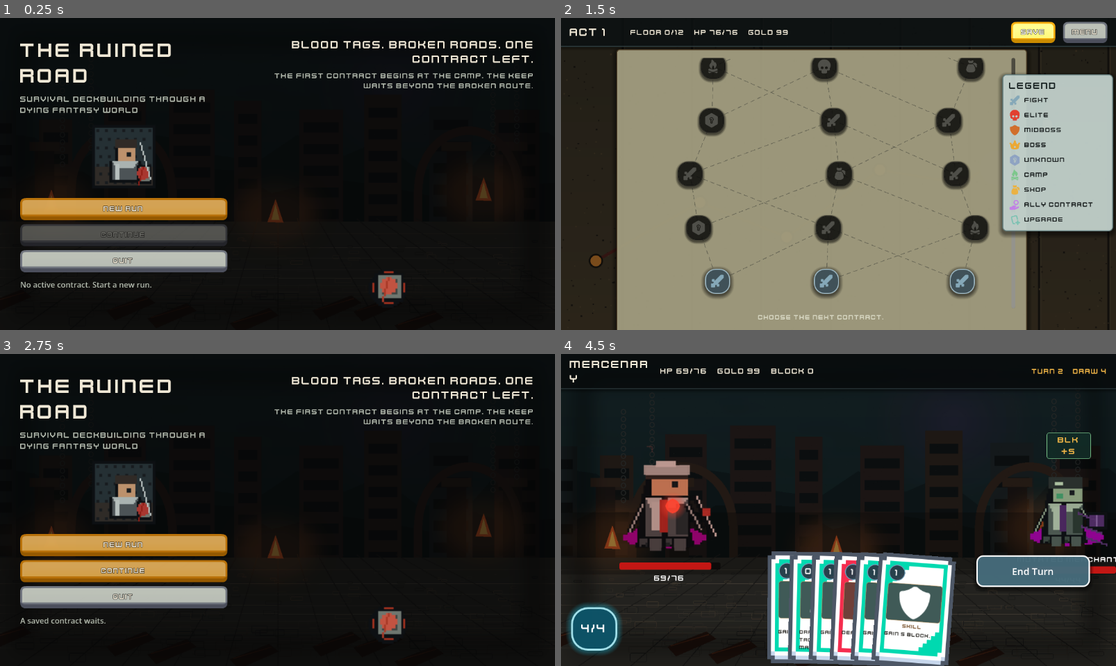
Above: before the commit, frames 1-4 (two rows, left to right).
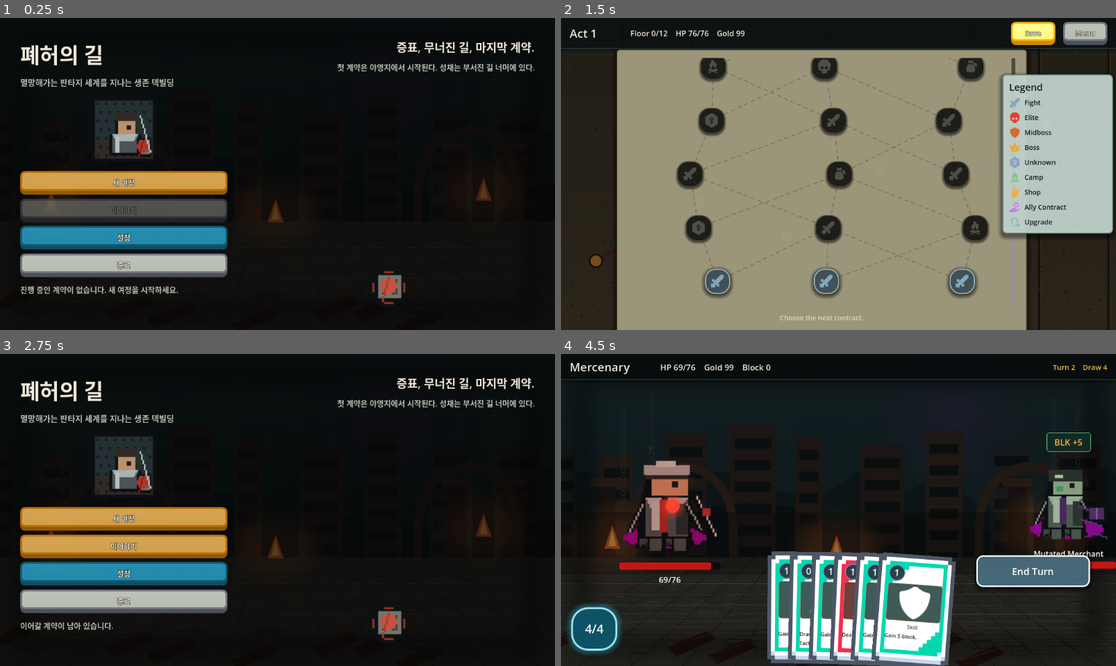
Above: after the commit, the same moments.

Repository: once0811-arch/game
Game: Godot game, scene res://scenes/main/main.tscn
Same seed, same stepped clock (60 frames per second), same inputs: the game is played once before the commit and once after it.
Inputs (mouse positions are in pixels of both pictures, inside the frame that each line leads up to):
- Up to frame 1 (0.25 s): no input
- Up to frame 2 (1.5 s): click "New Run" (after the commit: "새 여정") at 0.5 s; click "Save" at 1.25 s
- Up to frame 3 (2.75 s): click "Menu" at 2 s
- Up to frame 4 (4.5 s): click "Continue" (after the commit: "이어하기") at 2.75 s; click (716, 616) at 3.52 s; click "End Turn" at 4.25 s

The runs differ from the first frame. In frame 1, 17% of the frame differs, in the area x 3-97%, y 7-89%; in frame 2, 3.2%; in frame 3, 15%; in frame 4, 3.6%.

Commit message:
Add language settings menu

Diff:
--- /dev/null
+++ b/SourceCode/autoloads/settings_state.gd
@@ -0,0 +1,107 @@
+extends Node
+
+signal language_changed(language_code: String)
+
+const LANGUAGE_KO := "ko"
+const LANGUAGE_EN := "en"
+const SETTINGS_PATH := "user://settings.json"
+const LANGUAGE_NAMES := {
+	LANGUAGE_KO: "한국어",
+	LANGUAGE_EN: "English",
+}
+const STRINGS := {
+	LANGUAGE_KO: {
+		"main_title": "폐허의 길",
+		"main_subtitle": "멸망해가는 판타지 세계를 지나는 생존 덱빌딩",
+		"main_hook": "증표, 무너진 길, 마지막 계약.",
+		"main_summary": "첫 계약은 야영지에서 시작된다. 성채는 부서진 길 너머에 있다.",
+		"main_new_run": "새 여정",
+		"main_continue": "이어하기",
+		"main_settings": "설정",
+		"main_quit": "종료",
+		"main_saved_contract": "이어갈 계약이 남아 있습니다.",
+		"main_no_contract": "진행 중인 계약이 없습니다. 새 여정을 시작하세요.",
+		"main_records_missing": "일부 계약 기록을 읽지 못했습니다. 빌드를 다시 시작해 주세요.",
+		"main_save_load_failed": "저장된 계약을 불러오지 못했습니다.",
+		"settings_title": "설정",
+		"settings_language": "언어",
+		"settings_language_hint": "화면 언어는 즉시 적용되고 다음 실행에도 유지됩니다.",
+		"settings_back": "뒤로",
+	},
+	LANGUAGE_EN: {
+		"main_title": "The Ruined Road",
+		"main_subtitle": "Survival deckbuilding through a dying fantasy world",
+		"main_hook": "Blood Tags. Broken Roads. One Contract Left.",
+		"main_summary": "The first contract begins at the camp. The keep waits beyond the broken route.",
+		"main_new_run": "New Run",
+		"main_continue": "Continue",
+		"main_settings": "Settings",
+		"main_quit": "Quit",
+		"main_saved_contract": "A saved contract waits.",
+		"main_no_contract": "No active contract. Start a new run.",
+		"main_records_missing": "Some contract records are missing. Please restart the build.",
+		"main_save_load_failed": "Could not load save snapshot.",
+		"settings_title": "Settings",
+		"settings_language": "Language",
+		"settings_language_hint": "Screen language changes immediately and is kept for the next launch.",
+		"settings_back": "Back",
+	},
+}
+
+var language_code := LANGUAGE_KO
+
+
+func _ready() -> void:
+	load_settings()
+
+
+func load_settings() -> void:
+	language_code = LANGUAGE_KO
+	if FileAccess.file_exists(SETTINGS_PATH):
+		var file := FileAccess.open(SETTINGS_PATH, FileAccess.READ)
+		if file != null:
+			var parsed = JSON.parse_string(file.get_as_text())
+			if typeof(parsed) == TYPE_DICTIONARY:
+				language_code = _normalize_language(String(parsed.get("language", LANGUAGE_KO)))
+	TranslationServer.set_locale(language_code)
+
+
+func set_language(code: String) -> void:
+	var normalized := _normalize_language(code)
+	if normalized == language_code:
+		return
+	language_code = normalized
+	TranslationServer.set_locale(language_code)
+	_save_settings()
+	language_changed.emit(language_code)
+
+
+func text(key: String) -> String:
+	var language_strings: Dictionary = STRINGS.get(language_code, STRINGS[LANGUAGE_KO])
+	if language_strings.has(key):
+		return String(language_strings[key])
+	var fallback: Dictionary = STRINGS[LANGUAGE_EN]
+	return String(fallback.get(key, key))
+
+
+func language_name(code: String) -> String:
+	return String(LANGUAGE_NAMES.get(_normalize_language(code), code))
+
+
+func is_korean() -> bool:
+	return language_code == LANGUAGE_KO
+
+
+func _save_settings() -> void:
+	var file := FileAccess.open(SETTINGS_PATH, FileAccess.WRITE)
+	if file == null:
+		push_warning("Could not save settings to %s" % SETTINGS_PATH)
+		return
+	file.store_string(JSON.stringify({"language": language_code}, "\t"))
+
+
+func _normalize_language(code: String) -> String:
+	var normalized := code.strip_edges().to_lower()
+	if normalized.begins_with("en"):
+		return LANGUAGE_EN
+	return LANGUAGE_KO
--- a/SourceCode/project.godot
+++ b/SourceCode/project.godot
@@ -20,6 +20,7 @@
 DataRegistry="*res://autoloads/data_registry.gd"
 RngService="*res://autoloads/rng_service.gd"
 SaveService="*res://autoloads/save_service.gd"
+SettingsState="*res://autoloads/settings_state.gd"
 SceneRouter="*res://autoloads/scene_router.gd"
 RunState="*res://scripts/state/run_state.gd"
 MapState="*res://scripts/map/map_state.gd"
--- a/SourceCode/scripts/ui/main_menu.gd
+++ b/SourceCode/scripts/ui/main_menu.gd
@@ -4,10 +4,27 @@
 
 var status_label: Label
 var continue_button: Button
+var title_label: Label
+var subtitle_label: Label
+var hook_label: Label
+var summary_label: Label
+var new_run_button: Button
+var settings_button: Button
+var quit_button: Button
+var settings_overlay: ColorRect
+var settings_title_label: Label
+var settings_language_label: Label
+var settings_hint_label: Label
+var korean_button: Button
+var english_button: Button
+var settings_back_button: Button
 
 
 func _ready() -> void:
 	_build_ui()
+	if not SettingsState.language_changed.is_connected(_on_language_changed):
+		SettingsState.language_changed.connect(_on_language_changed)
+	_refresh_texts()
 	_refresh_status()
 
 
@@ -25,11 +42,11 @@
 	left.add_theme_constant_override("separation", 14)
 	columns.add_child(left)
 
-	var title := UIStyleScript.label("The Ruined Road", 44)
-	left.add_child(title)
-
-	var subtitle := UIStyleScript.label("Survival deckbuilding through a dying fantasy world", 17, UIStyleScript.MUTED)
-	left.add_child(subtitle)
+	title_label = UIStyleScript.label("", 44)
+	left.add_child(title_label)
+
+	subtitle_label = UIStyleScript.label("", 17, UIStyleScript.MUTED)
+	left.add_child(subtitle_label)
 
 	var portrait := TextureRect.new()
 	portrait.custom_minimum_size = Vector2(144, 144)
@@ -44,17 +61,21 @@
 	menu.add_theme_constant_override("separation", 8)
 	left.add_child(menu)
 
-	var new_run := _make_menu_button("New Run")
-	new_run.pressed.connect(_on_new_run_pressed)
-	menu.add_child(new_run)
-
-	continue_button = _make_menu_button("Continue")
+	new_run_button = _make_menu_button("primary")
+	new_run_button.pressed.connect(_on_new_run_pressed)
+	menu.add_child(new_run_button)
+
+	continue_button = _make_menu_button("primary")
 	continue_button.pressed.connect(_on_continue_pressed)
 	menu.add_child(continue_button)
 
-	var quit := _make_menu_button("Quit")
-	quit.pressed.connect(_on_quit_pressed)
-	menu.add_child(quit)
+	settings_button = _make_menu_button("blue")
+	settings_button.pressed.connect(_on_settings_pressed)
+	menu.add_child(settings_button)
+
+	quit_button = _make_menu_button("default")
+	quit_button.pressed.connect(_on_quit_pressed)
+	menu.add_child(quit_button)
 
 	status_label = Label.new()
 	status_label.autowrap_mode = TextServer.AUTOWRAP_WORD_SMART
@@ -67,14 +88,13 @@
 	right.add_theme_constant_override("separation", 12)
 	columns.add_child(right)
 
-	var build_label := UIStyleScript.label("Blood Tags. Broken Roads. One Contract Left.", 24)
-	build_label.horizontal_alignment = HORIZONTAL_ALIGNMENT_RIGHT
-	right.add_child(build_label)
-
-	var summary := UIStyleScript.label("", 16, UIStyleScript.MUTED)
-	summary.text = "The first contract begins at the camp. The keep waits beyond the broken route."
-	summary.horizontal_alignment = HORIZONTAL_ALIGNMENT_RIGHT
-	right.add_child(summary)
+	hook_label = UIStyleScript.label("", 24)
+	hook_label.horizontal_alignment = HORIZONTAL_ALIGNMENT_RIGHT
+	right.add_child(hook_label)
+
+	summary_label = UIStyleScript.label("", 16, UIStyleScript.MUTED)
+	summary_label.horizontal_alignment = HORIZONTAL_ALIGNMENT_RIGHT
+	right.add_child(summary_label)
 
 	var spacer := Control.new()
 	spacer.size_flags_vertical = Control.SIZE_EXPAND_FILL
@@ -89,13 +109,93 @@
 		token.texture = load(token_path)
 	right.add_child(token)
 
-
-func _make_menu_button(label_text: String) -> Button:
+	_build_settings_overlay()
+
+
+func _build_settings_overlay() -> void:
+	settings_overlay = ColorRect.new()
+	settings_overlay.set_anchors_preset(Control.PRESET_FULL_RECT)
+	settings_overlay.color = Color(0.0, 0.0, 0.0, 0.48)
+	settings_overlay.visible = false
+	settings_overlay.z_index = 20
+	add_child(settings_overlay)
+
+	var content := VBoxContainer.new()
+	content.add_theme_constant_override("separation", 12)
+	var panel := UIStyleScript.panel(content, Vector2(520, 268), true)
+	panel.anchor_left = 0.5
+	panel.anchor_top = 0.5
+	panel.anchor_right = 0.5
+	panel.anchor_bottom = 0.5
+	panel.offset_left = -260
+	panel.offset_top = -134
+	panel.offset_right = 260
+	panel.offset_bottom = 134
+	settings_overlay.add_child(panel)
+
+	settings_title_label = UIStyleScript.label("", 30)
+	content.add_child(settings_title_label)
+
+	settings_language_label = UIStyleScript.label("", 18, UIStyleScript.GOLD)
+	content.add_child(settings_language_label)
+
+	var language_row := HBoxContainer.new()
+	language_row.add_theme_constant_override("separation", 10)
+	content.add_child(language_row)
+
+	korean_button = Button.new()
+	korean_button.custom_minimum_size = Vector2(150, 46)
+	korean_button.pressed.connect(_on_language_pressed.bind(SettingsState.LANGUAGE_KO))
+	language_row.add_child(korean_button)
+
+	english_button = Button.new()
+	english_button.custom_minimum_size = Vector2(150, 46)
+	english_button.pressed.connect(_on_language_pressed.bind(SettingsState.LANGUAGE_EN))
+	language_row.add_child(english_button)
+
+	settings_hint_label = UIStyleScript.label("", 14, UIStyleScript.MUTED)
+	settings_hint_label.custom_minimum_size = Vector2(460, 0)
+	content.add_child(settings_hint_label)
+
+	var spacer := Control.new()
+	spacer.custom_minimum_size = Vector2(0, 8)
+	content.add_child(spacer)
+
+	settings_back_button = Button.new()
+	settings_back_button.custom_minimum_size = Vector2(150, 44)
+	settings_back_button.pressed.connect(_on_settings_back_pressed)
+	UIStyleScript.style_button(settings_back_button, "primary")
+	content.add_child(settings_back_button)
+
+
+func _make_menu_button(variant: String) -> Button:
 	var button := Button.new()
-	button.text = label_text
 	button.custom_minimum_size = Vector2(280, 46)
-	UIStyleScript.style_button(button, "primary" if label_text in ["New Run", "Continue"] else "default")
+	UIStyleScript.style_button(button, variant)
 	return button
+
+
+func _refresh_texts() -> void:
+	title_label.text = SettingsState.text("main_title")
+	subtitle_label.text = SettingsState.text("main_subtitle")
+	hook_label.text = SettingsState.text("main_hook")
+	summary_label.text = SettingsState.text("main_summary")
+	new_run_button.text = SettingsState.text("main_new_run")
+	continue_button.text = SettingsState.text("main_continue")
+	settings_button.text = SettingsState.text("main_settings")
+	quit_button.text = SettingsState.text("main_quit")
+	settings_title_label.text = SettingsState.text("settings_title")
+	settings_language_label.text = SettingsState.text("settings_language")
+	settings_hint_label.text = SettingsState.text("settings_language_hint")
+	settings_back_button.text = SettingsState.text("settings_back")
+	_refresh_language_buttons()
+
+
+func _refresh_language_buttons() -> void:
+	korean_button.text = SettingsState.language_name(SettingsState.LANGUAGE_KO)
+	english_button.text = SettingsState.language_name(SettingsState.LANGUAGE_EN)
+	UIStyleScript.style_button(korean_button, "primary" if SettingsState.language_code == SettingsState.LANGUAGE_KO else "default")
+	UIStyleScript.style_button(english_button, "primary" if SettingsState.language_code == SettingsState.LANGUAGE_EN else "default")
 
 
 func _refresh_status() -> void:
@@ -103,9 +203,9 @@
 	if not DataRegistry.load_errors.is_empty():
 		for error in DataRegistry.load_errors:
 			push_warning(error)
-		status_label.text = "Some contract records are missing. Please restart the build."
+		status_label.text = SettingsState.text("main_records_missing")
 		return
-	status_label.text = "A saved contract waits." if SaveService.has_save() else "No active contract. Start a new run."
+	status_label.text = SettingsState.text("main_saved_contract") if SaveService.has_save() else SettingsState.text("main_no_contract")
 
 
 func _on_new_run_pressed() -> void:
@@ -116,12 +216,30 @@
 	var snapshot := SaveService.read_run_snapshot()
 	if not RunState.load_snapshot(snapshot):
 		_refresh_status()
-		status_label.text += "\nCould not load save snapshot."
+		status_label.text += "\n" + SettingsState.text("main_save_load_failed")
 		return
 	var map_snapshot: Dictionary = snapshot.get("map", {})
 	MapState.from_snapshot(map_snapshot)
 	SceneRouter.go_to_map()
 
 
+func _on_settings_pressed() -> void:
+	settings_overlay.visible = true
+	_refresh_language_buttons()
+
+
+func _on_settings_back_pressed() -> void:
+	settings_overlay.visible = false
+
+
+func _on_language_pressed(language_code: String) -> void:
+	SettingsState.set_language(language_code)
+
+
+func _on_language_changed(_language_code: String) -> void:
+	_refresh_texts()
+	_refresh_status()
+
+
 func _on_quit_pressed() -> void:
 	get_tree().quit()
--- a/SourceCode/scripts/ui/ui_style.gd
+++ b/SourceCode/scripts/ui/ui_style.gd
@@ -101,6 +101,8 @@
 	var font := _ui_font()
 	if font != null:
 		button.add_theme_font_override("font", font)
+	else:
+		button.remove_theme_font_override("font")
 	button.add_theme_constant_override("outline_size", 3)
 	button.add_theme_color_override("font_outline_color", Color(0.02, 0.018, 0.015, 0.82))
 	button.add_theme_stylebox_override("normal", _button_style(variant, false, false))
@@ -225,6 +227,18 @@
 
 
 static func _ui_font() -> Font:
+	if _use_locale_fallback_font():
+		return null
 	if ResourceLoader.exists(KENNEY_FONT):
 		return load(KENNEY_FONT)
 	return null
+
+
+static func _use_locale_fallback_font() -> bool:
+	var tree := Engine.get_main_loop() as SceneTree
+	if tree == null:
+		return false
+	var settings := tree.root.get_node_or_null("/root/SettingsState")
+	if settings == null:
+		return false
+	return String(settings.get("language_code")) == "ko"
--- a/SourceCode/tools/visual_capture.gd
+++ b/SourceCode/tools/visual_capture.gd
@@ -103,6 +103,8 @@
 
 func _perform_preview_action(scene: Node, mode: String) -> void:
 	match mode:
+		"main_settings":
+			await _preview_main_settings(scene)
 		"combat_card_preview":
 			await _preview_combat_card(scene)
 		"combat_enemy_preview":
@@ -130,6 +132,13 @@
 			scene.call("_play_card_at_target", i, -1)
 			await create_timer(0.12).timeout
 			return
+
+
+func _preview_main_settings(scene: Node) -> void:
+	if not scene.has_method("_on_settings_pressed"):
+		return
+	scene.call("_on_settings_pressed")
+	await create_timer(0.10).timeout
 
 
 func _preview_enemy_turn(scene: Node) -> void:
